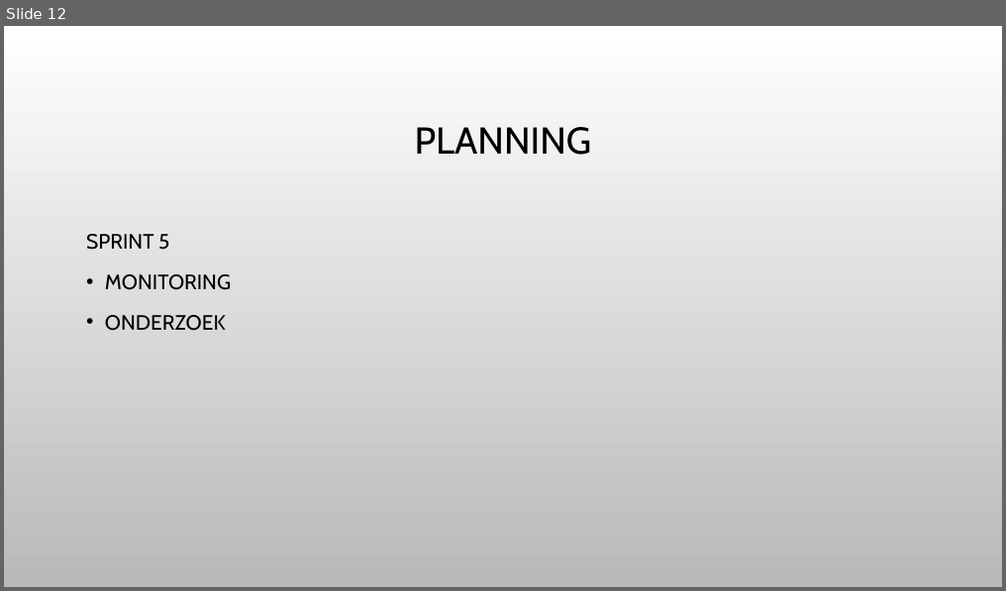
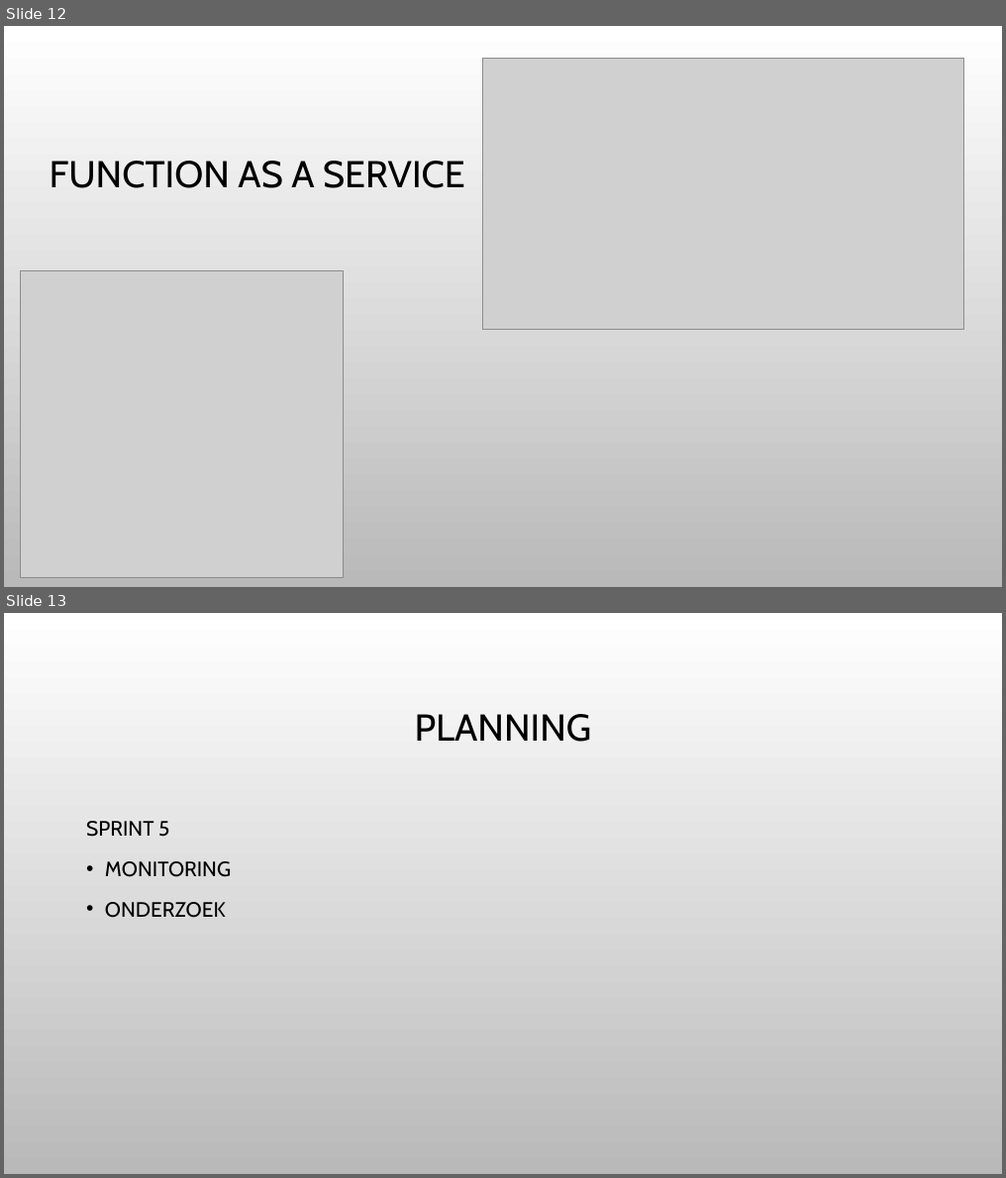
Before and after one commit to Fontys-ICT-Software-Engineering/Kwetter-semester-6, a slide deck: Documentatie/Sprint 4/sprint 4 presentation.pptx. Shown one above the other, each under a label of ours: slide 12 before the commit, slides 12 and 13 after it. The pictures are 1006x591 and 1006x1178 pixels, drawn with LibreOffice and Linux fonts; fonts in the diff are those of the drawing; grey boxes stand for pictures; background and template pictures are left out. Boxes give left, top, right and bottom in pixels: in the first picture for what was removed or moved away, otherwise in the second. Text is boxed around its words. In the diff, an @@ line names an element or a change of style, - is before the commit and + after.

```diff
--- a/Documentatie/Sprint 4/sprint 4 presentation.pptx
+++ b/Documentatie/Sprint 4/sprint 4 presentation.pptx
@@ slide 12 added at <box>4,26,1002,587</box>, background picture (left out) @@
@@ picture added at <box>483,59,964,330</box> @@
@@ title added at <box>50,161,465,188</box>, 36 pt, text #000000 @@
+FUNCTION AS A SERVICE
@@ picture added at <box>21,271,344,577</box> @@
@@ what was slide 12 is now slide 13 @@
```
Also in this commit, not shown: 1 slide changed, 2 other slides added, 2 slides removed, 12 other files.
